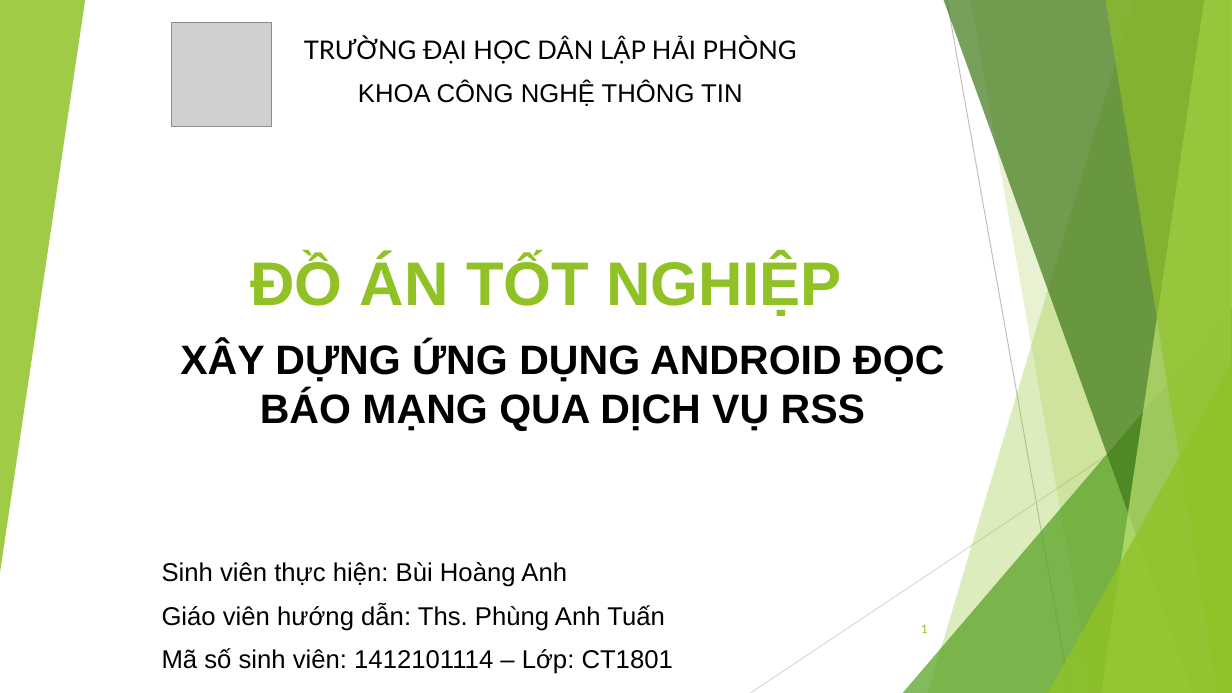
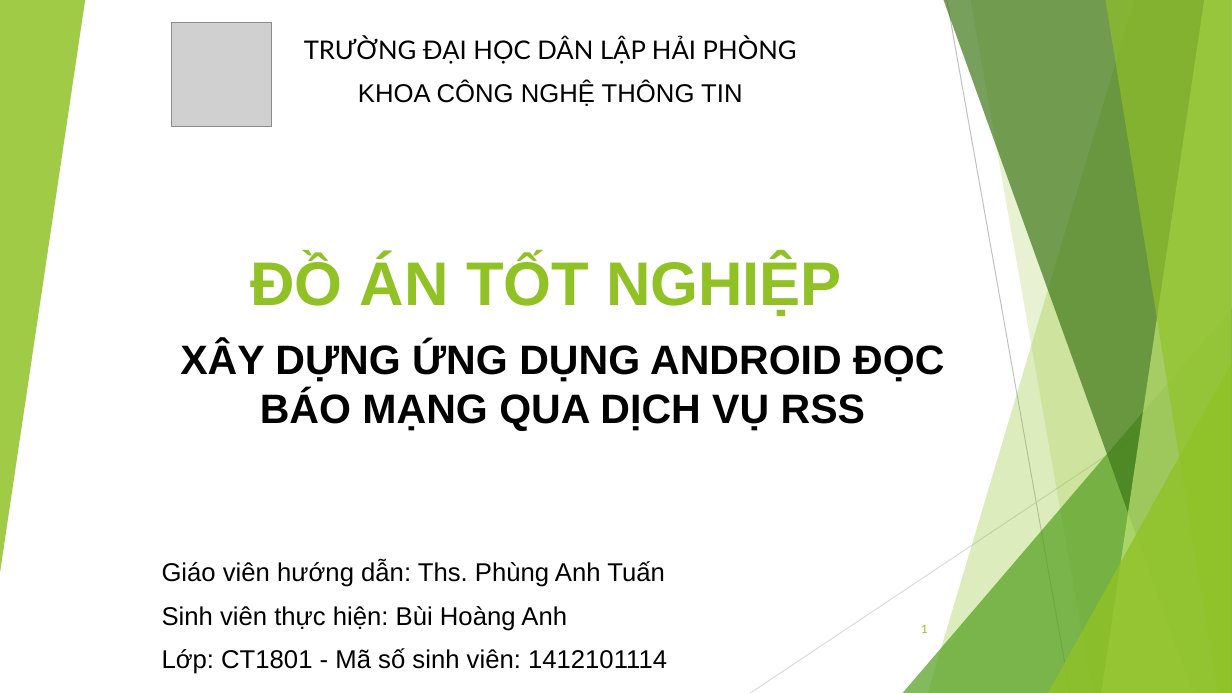
Before and after one commit to jangkyavn/BuiHoangAnh_1412101114, a slide deck: slide 1 of pp_BuiHoangAnh_1412101114.pptx. Drawn at 1232x693 pixels with LibreOffice and Linux fonts; fonts in the diff are those of the drawing; grey boxes stand for pictures. Boxes give left, top, right and bottom in pixels: in the first picture for what was removed or moved away, otherwise in the second. Text is boxed around its words. In the diff, an @@ line names an element or a change of style, - is before the commit and + after.

```diff
--- a/pp_BuiHoangAnh_1412101114.pptx
+++ b/pp_BuiHoangAnh_1412101114.pptx
@@ subtitle at [162, 560, 665, 587]: paragraph added @@
+Giáo viên hướng dẫn: Ths. Phùng Anh Tuấn
@@ subtitle at [162, 648, 667, 674]: text changed @@
-Giáo viên hướng dẫn: Ths. Phùng Anh Tuấn
-Mã số sinh viên: 1412101114 – Lớp: CT1801
+Lớp: CT1801 - Mã số sinh viên: 1412101114
```
Also in this commit, not shown: 6 other slides changed, 1 slide added, 2 other files.
